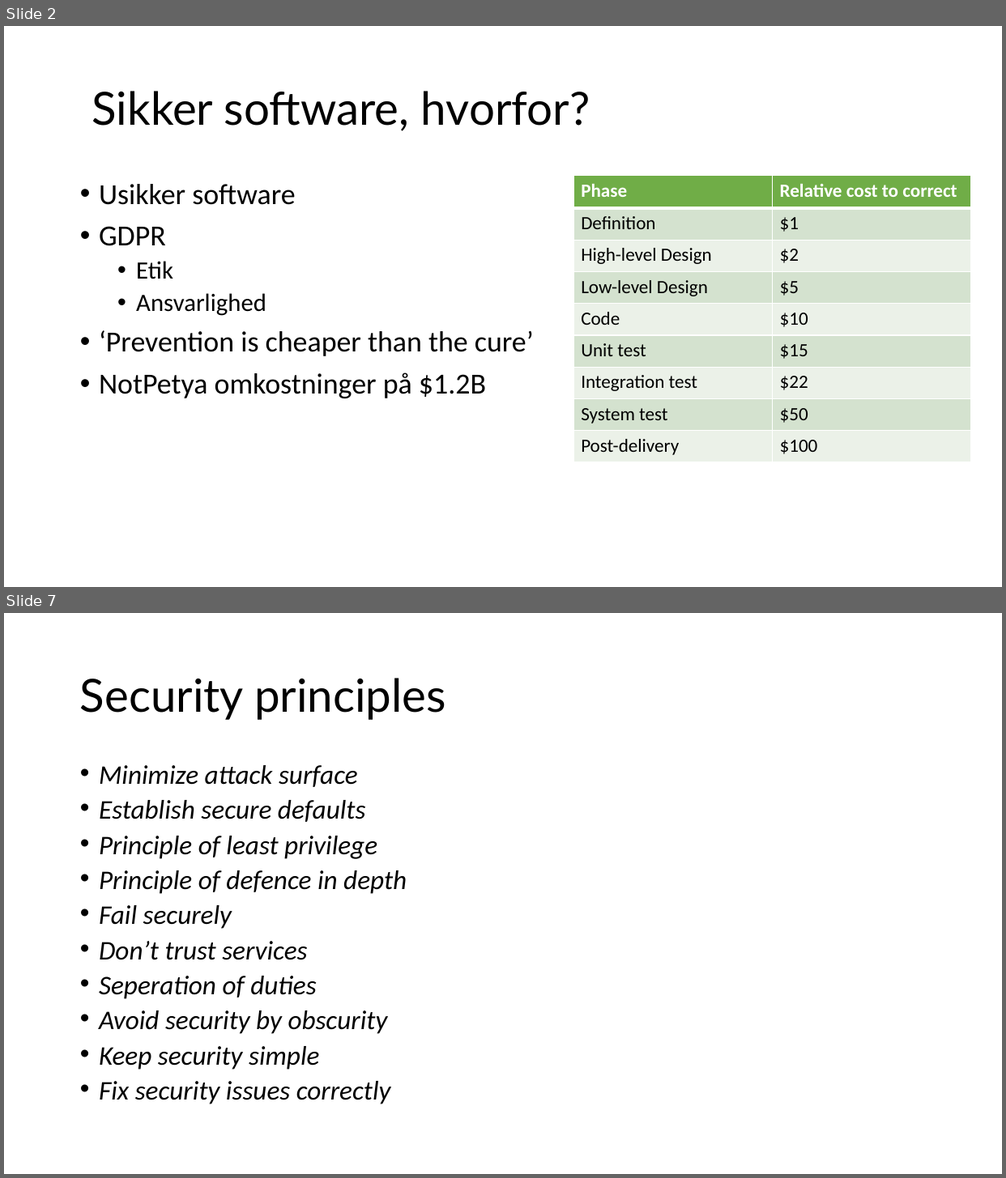
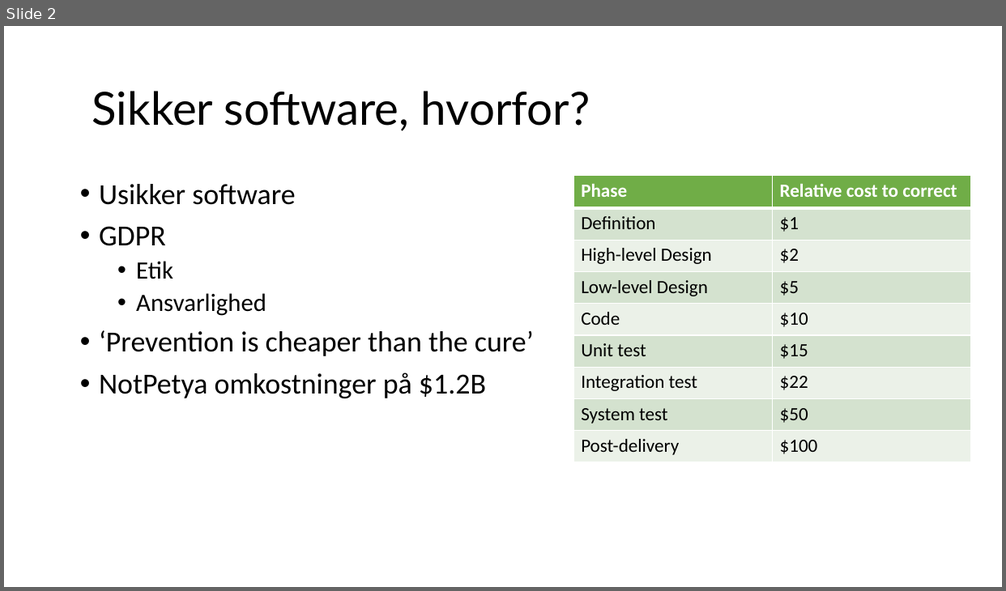
Before and after one commit to Kristiansax/kea-software-security-exam-slides, a slide deck: 1- Trusler mod software.pptx. Shown one above the other, each under a label of ours: slides 2 and 7 before the commit, slide 2 after it; the slides between them are not shown. The pictures are 1006x1178 and 1006x591 pixels, drawn with LibreOffice and Linux fonts; fonts in the diff are those of the drawing. Boxes give left, top, right and bottom in pixels: in the first picture for what was removed or moved away, otherwise in the second. Text is boxed around its words. In the diff, an @@ line names an element or a change of style, - is before the commit and + after.

```diff
--- a/1- Trusler mod software.pptx
+++ b/1- Trusler mod software.pptx
@@ slide 7 removed at bbox=[4, 613, 1002, 1174], background #FFFFFF @@
@@ title removed at bbox=[80, 678, 446, 720] @@
-Security principles
@@ text removed at bbox=[99, 765, 407, 1105] @@
-• Minimize attack surface
-• Establish secure defaults
-• Principle of least privilege
-• Principle of defence in depth
-• Fail securely
-• Don’t trust services
-• Seperation of duties
-• Avoid security by obscurity
-• Keep security simple
-• Fix security issues correctly
```
Also in this commit, not shown: 1 slide changed, 1 slide added, 4 other slides removed, 6 other files.
